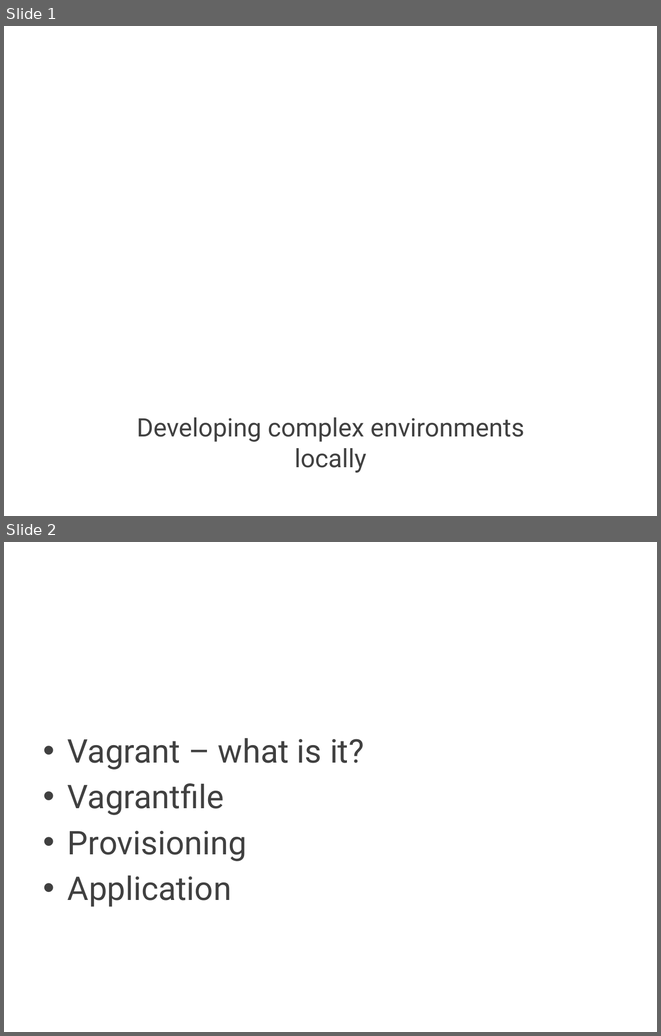
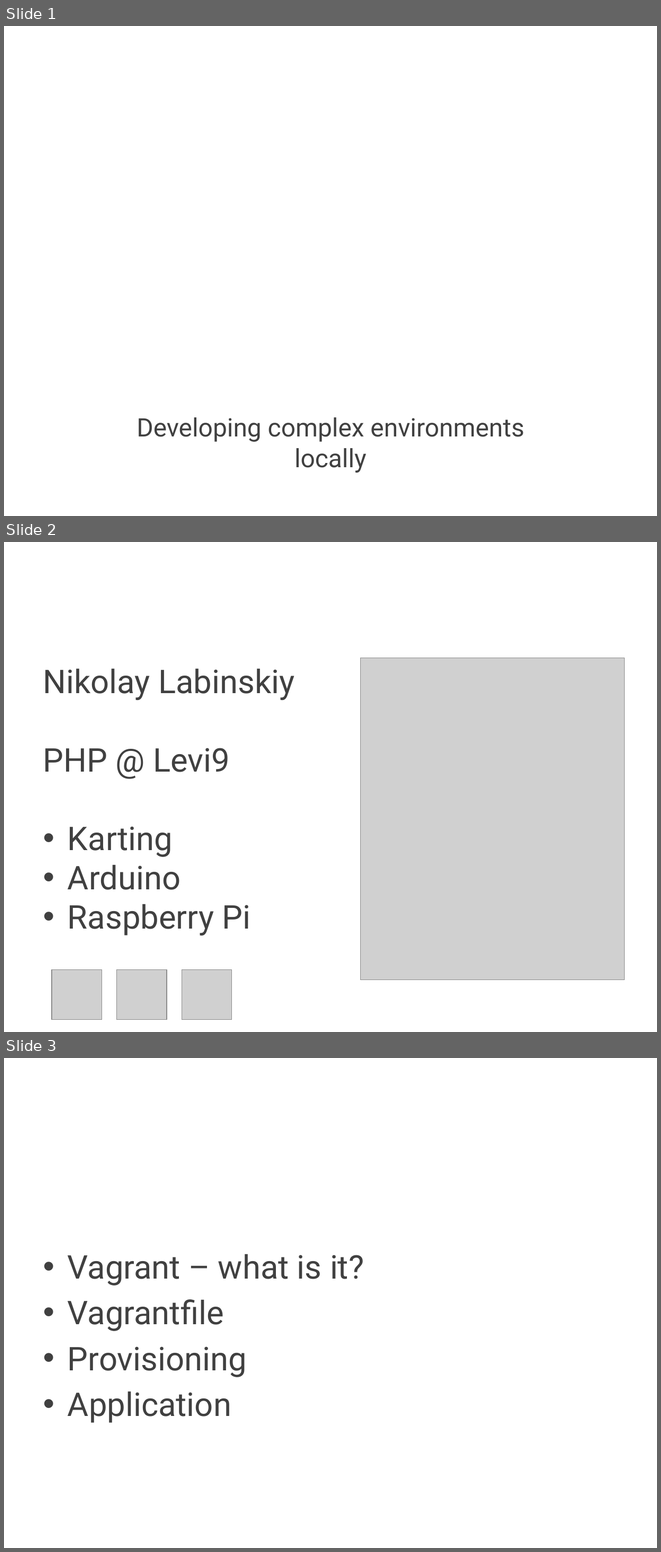
Before and after one commit to e-moe/sf-levi9, a slide deck: assets/vagrant.pptx. Shown one above the other, each under a label of ours: slides 1 and 2 before the commit, slides 1, 2 and 3 after it. The pictures are 661x1036 and 661x1552 pixels, drawn with LibreOffice and Linux fonts; fonts in the diff are those of the drawing; grey boxes stand for pictures; background and template pictures are left out. Boxes give left, top, right and bottom in pixels: in the first picture for what was removed or moved away, otherwise in the second. Text is boxed around its words. In the diff, an @@ line names an element or a change of style, - is before the commit and + after.

Commit message:
vagrant pptx update

```diff
--- a/assets/vagrant.pptx
+++ b/assets/vagrant.pptx
@@ slide 2 added at <box>4,542,657,1032</box>, background picture (left out) @@
@@ text added at <box>43,669,294,935</box>, 36 pt, text #404040 @@
+Nikolay Labinskiy
+PHP @ Levi9
+• Karting
+• Arduino
+• Raspberry Pi
@@ picture added at <box>361,658,624,979</box> @@
@@ picture added at <box>52,970,102,1020</box> @@
@@ picture added at <box>117,970,167,1020</box> @@
@@ picture added at <box>182,970,232,1020</box> @@
@@ what was slide 2 is now slide 3 @@
```
Also in this commit, not shown: 1 other file.
